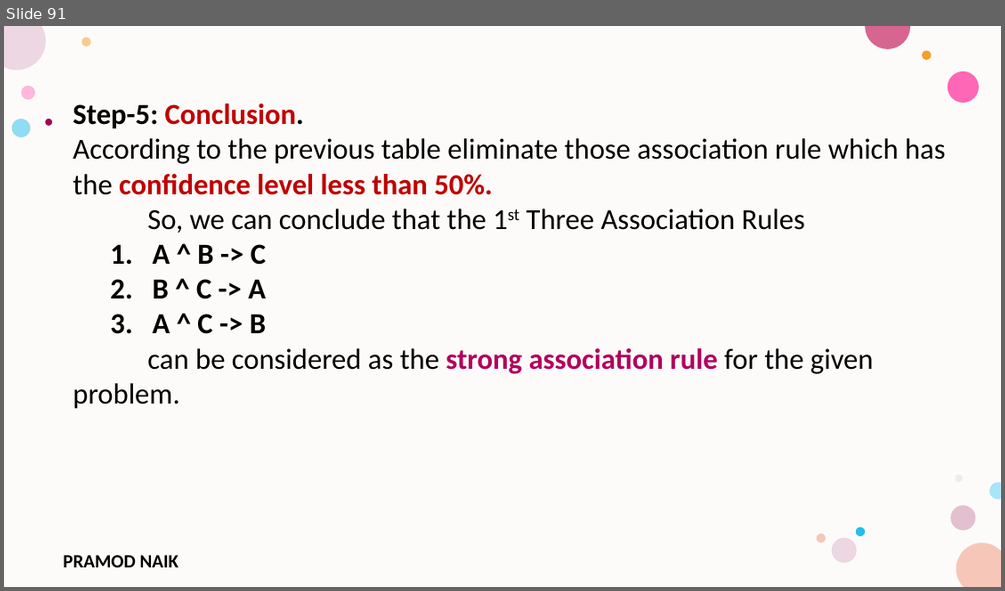
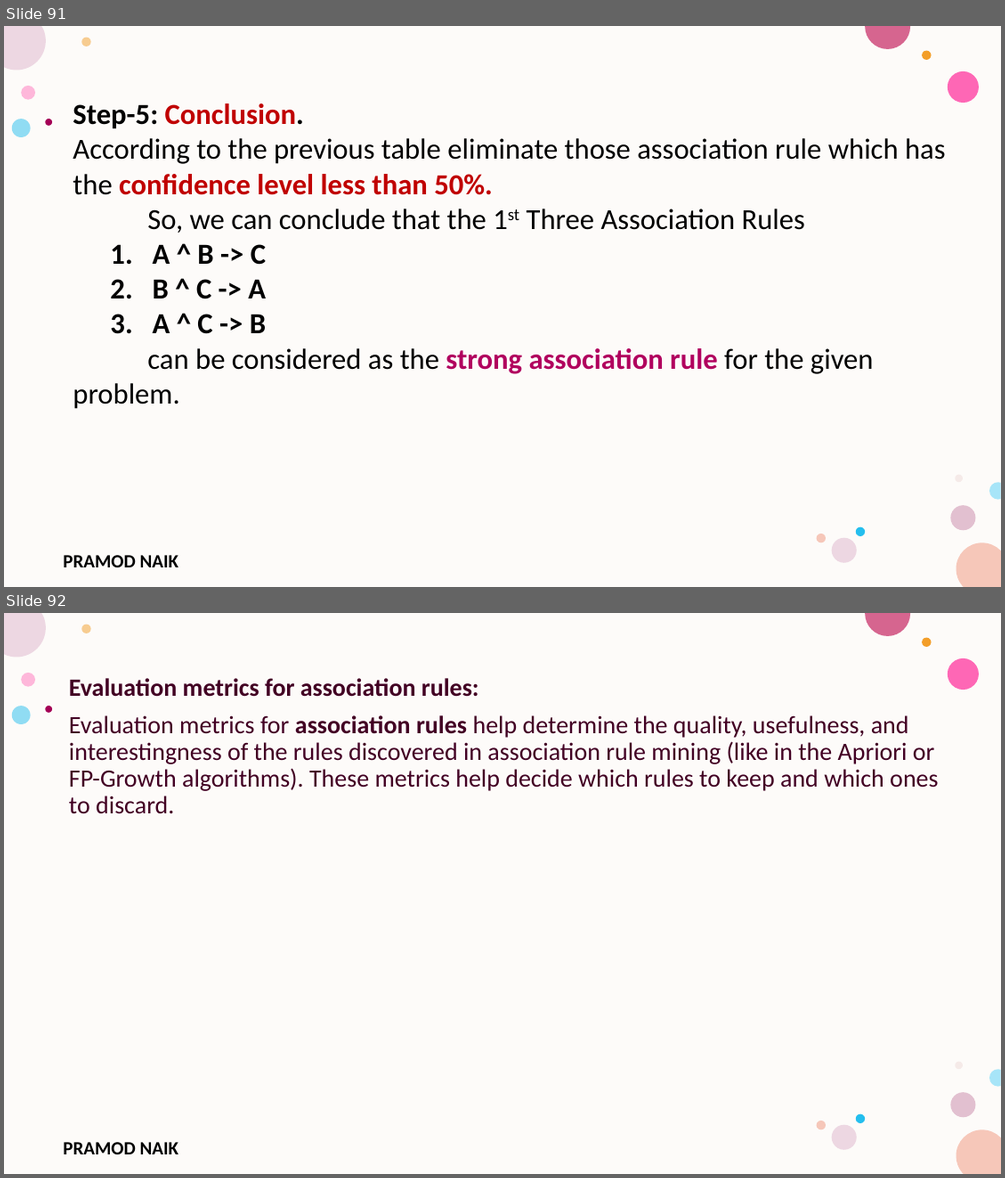
Before and after one commit to PRAMODNAIK-DEV/MCA-2nd-Sem-ML-Data-Analytics-Shridevi-College, a slide deck: Theory Class-Notes/Unit-3 Unsupervised Learning.pptx. Shown one above the other, each under a label of ours: slide 91 before the commit, slides 91 and 92 after it. The pictures are 1005x591 and 1005x1178 pixels, drawn with LibreOffice and Linux fonts; fonts in the diff are those of the drawing; background and template pictures are left out. Boxes give left, top, right and bottom in pixels: in the first picture for what was removed or moved away, otherwise in the second. Text is boxed around its words. In the diff, an @@ line names an element or a change of style, - is before the commit and + after.

```diff
--- a/Theory Class-Notes/Unit-3 Unsupervised Learning.pptx
+++ b/Theory Class-Notes/Unit-3 Unsupervised Learning.pptx
@@ slide 92 added at (4,613,1001,1174), background #FFFFFF; not listed: 17 template elements that a slide beside it also shows @@
@@ text added at (69,678,938,814), 24 pt, text #420023 @@
+Evaluation metrics for association rules:
+Evaluation metrics for association rules help determine the quality, usefulness, and interestingness of the rules discovered in association rule mining (like in the Apriori or FP-Growth algorithms). These metrics help decide which rules to keep and which ones to discard.
```
Also in this commit, not shown: 2 slides changed, 5 other slides added, 6 slides removed.
